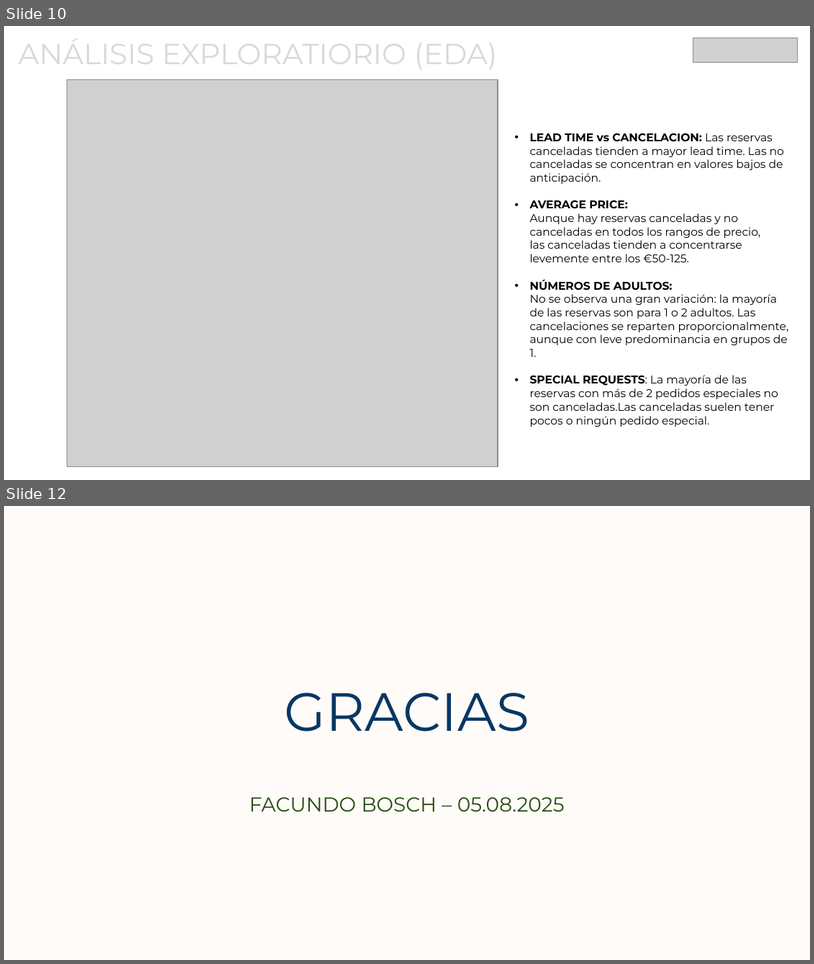
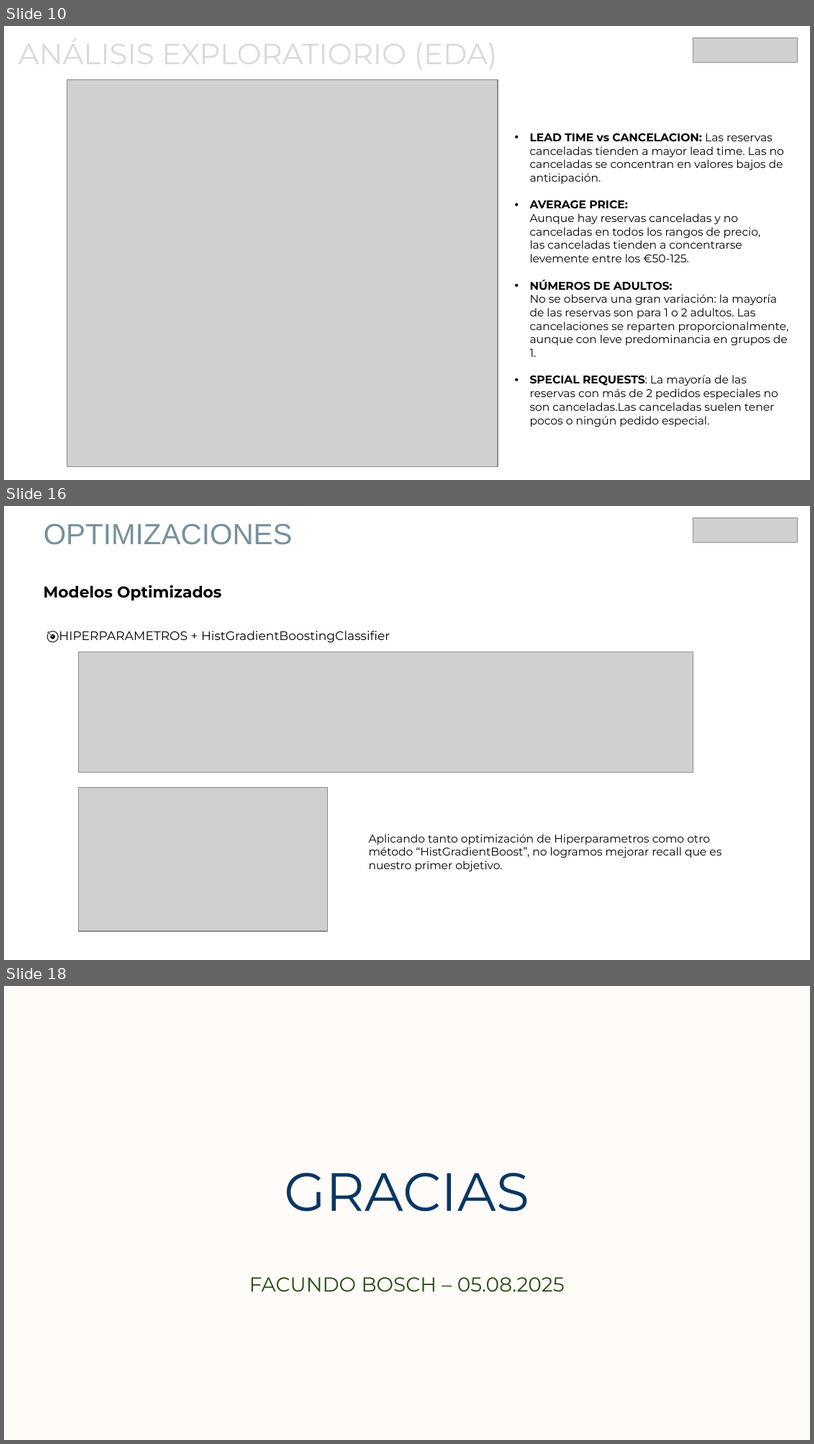
Before and after one commit to facuirib/Coder, a slide deck: Presentacion_CoderHouse.pptx. Shown one above the other, each under a label of ours: slides 10 and 12 before the commit, slides 10, 16 and 18 after it; the slides between them are not shown. The pictures are 814x964 and 814x1444 pixels, drawn with LibreOffice and Linux fonts; fonts in the diff are those of the drawing; grey boxes stand for pictures. Boxes give left, top, right and bottom in pixels: in the first picture for what was removed or moved away, otherwise in the second. Text is boxed around its words. In the diff, an @@ line names an element or a change of style, - is before the commit and + after.

```diff
--- a/Presentacion_CoderHouse.pptx
+++ b/Presentacion_CoderHouse.pptx
@@ slide 16 added at [4,506,810,960], background #FFFFFF @@
@@ text added at [44,524,293,545], 26 pt, text #78909C @@
+OPTIMIZACIONES
@@ picture added at [694,518,798,542] @@
@@ text added at [44,585,221,601], 14 pt, text #000000, bold @@
+Modelos Optimizados
@@ text added at [59,631,390,643], 11 pt, text #000000 @@
+🎯HIPERPARAMETROS + HistGradientBoostingClassifier
@@ picture added at [78,652,694,772] @@
@@ picture added at [78,788,327,931] @@
@@ text added at [369,834,722,871], 10 pt, text #000000 @@
+Aplicando tanto optimización de Hiperparametros como otro método “HistGradientBoost”, no logramos mejorar recall que es nuestro primer objetivo.
@@ what was slide 12 is now slide 18 @@
```
Also in this commit, not shown: 5 other slides added.
